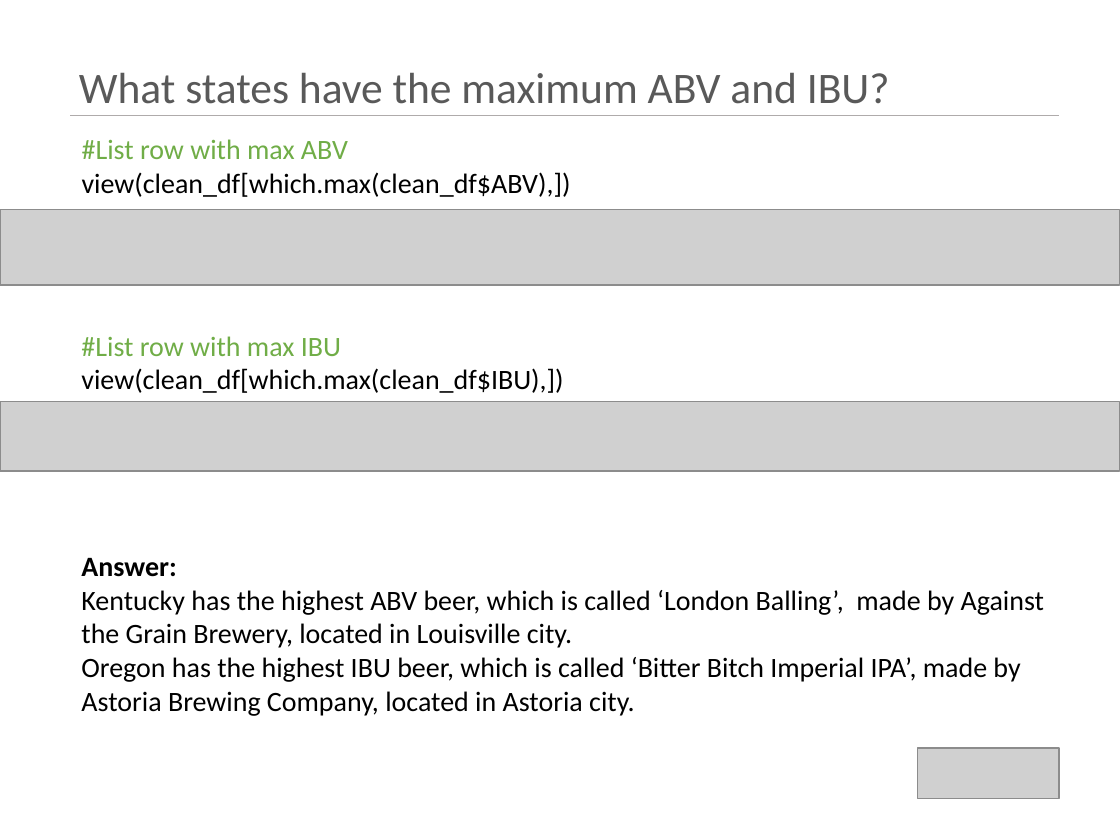
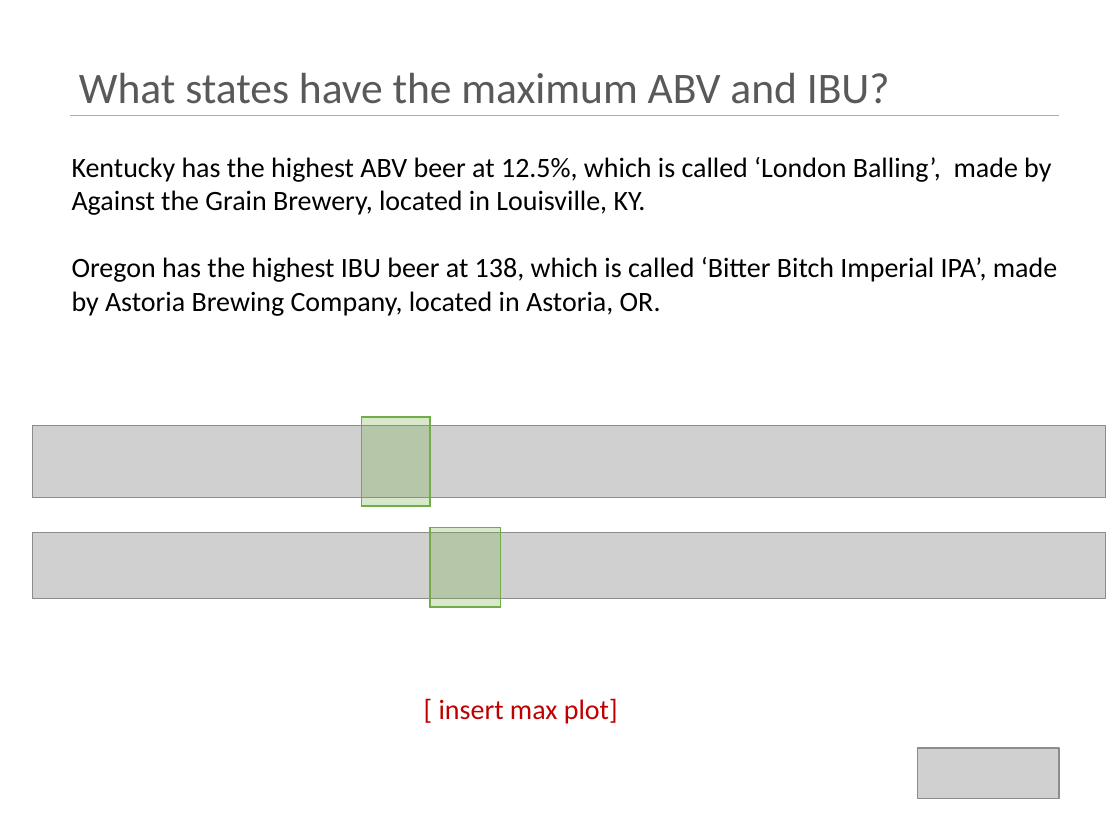
Before and after one commit to kristxh/6306-CaseStudy1-Beer, a slide deck: slide 5 of case_study_1_budweiser.pptx (slide 11 before the commit). Drawn at 1120x840 pixels with LibreOffice and Linux fonts; fonts in the diff are those of the drawing; grey boxes stand for pictures. Boxes give left, top, right and bottom in pixels: in the first picture for what was removed or moved away, otherwise in the second. Text is boxed around its words. In the diff, an @@ line names an element or a change of style, - is before the commit and + after.

Commit message:
Updated ppt

```diff
--- a/case_study_1_budweiser.pptx
+++ b/case_study_1_budweiser.pptx
@@ text removed at [82,139,571,197] @@
-#List row with max ABV
-view(clean_df[which.max(clean_df$ABV),])
@@ text at [72,157,1057,316]: text changed @@
-Answer:
-Kentucky has the highest ABV beer, which is called ‘London Balling’, made by Against the Grain Brewery, located in Louisville city.
-Oregon has the highest IBU beer, which is called ‘Bitter Bitch Imperial IPA’, made by Astoria Brewing Company, located in Astoria city.
+Kentucky has the highest ABV beer at 12.5%, which is called ‘London Balling’, made by Against the Grain Brewery, located in Louisville, KY.
+Oregon has the highest IBU beer at 138, which is called ‘Bitter Bitch Imperial IPA’, made by Astoria Brewing Company, located in Astoria, OR.
@@ text removed at [81,336,563,393] @@
-#List row with max IBU
-view(clean_df[which.max(clean_df$IBU),])
@@ rectangle added at [362,417,431,506], fill #70AD47 at 28% opacity, outline #70AD47 1 pt @@
@@ picture: place and size @@
-picture at [0,209,1120,284]
+picture at [32,426,1105,497]
@@ picture: place and size @@
-picture at [0,402,1120,472]
+picture at [32,532,1105,598]
@@ rectangle added at [430,528,501,607], fill #70AD47 at 28% opacity, outline #70AD47 1 pt @@
@@ text added at [439,698,618,724], 18 pt, text #C00000 @@
+[ insert max plot]
```
Also in this commit, not shown: 12 other slides changed, 9 slides removed.
